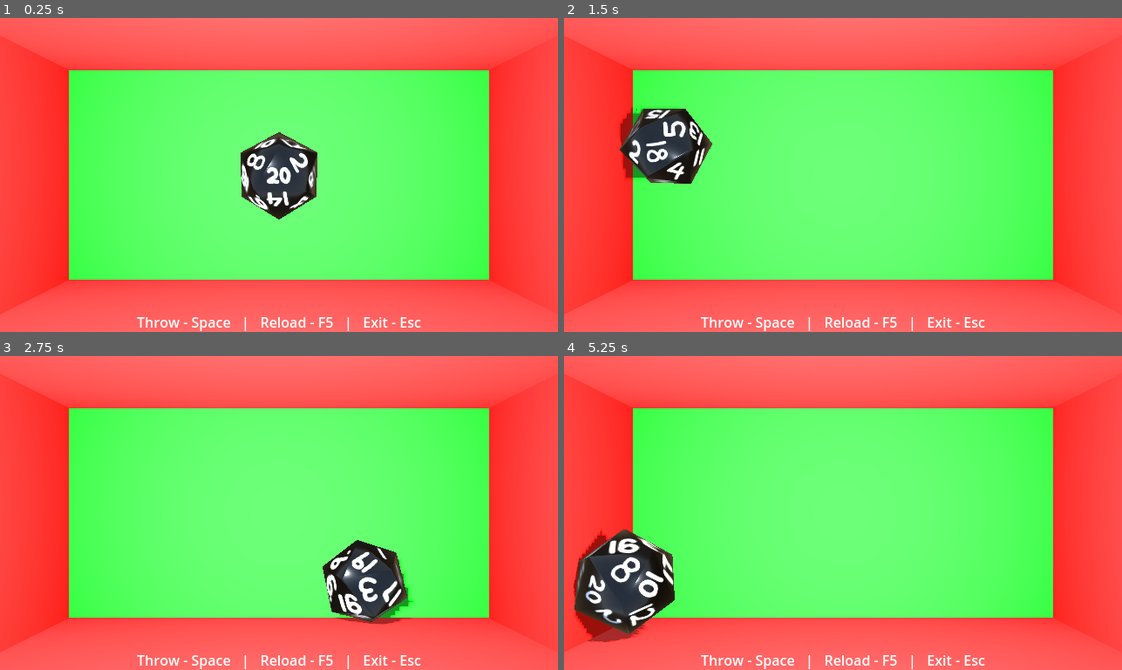
Above: before the commit, frames 1-4 (two rows, left to right).
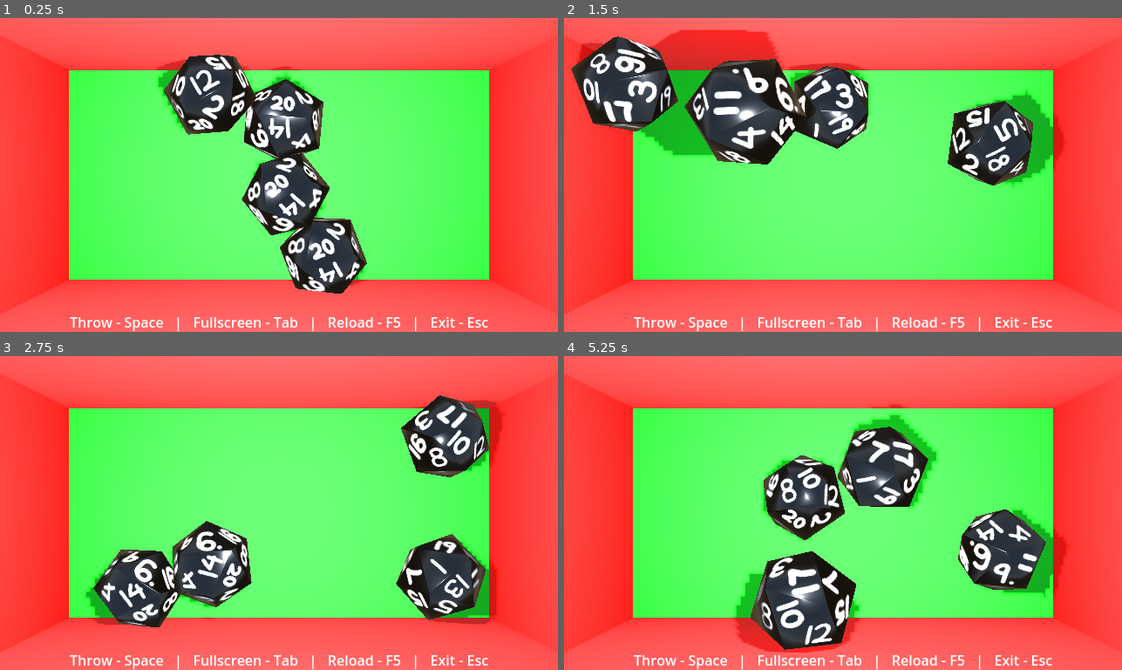
Above: after the commit, the same moments.

Repository: bdog2112/clay-dice
Game: Godot game, scene res://main.tscn
Same seed, same stepped clock (60 frames per second), same inputs: the game is played once before the commit and once after it.
Inputs:
- Up to frame 1 (0.25 s): no input
- Up to frame 2 (1.5 s): tap Enter (ui_accept) at 0.5, 0.6, 0.77, 1.07, 1.35 s
- Up to frame 3 (2.75 s): tap Enter (ui_accept) at 1.52, 1.82, 2.1 s
- Up to frame 4 (5.25 s): tap Enter (ui_accept) at 2.85, 3.02, 3.32, 3.6, 3.77, 4.07, 4.35, 4.52, 4.82, 5.1 s

The runs differ from the first frame. In frame 1, 13% of the frame differs, in the area x 12-88%, y 11-100%; in frame 2, 23%, in the area x 1-90%, y 3-100%; in frame 3, 18%; in frame 4, 23%.

Commit message:
Increased number of dice to 4

Diff:
--- a/project/main.gd
+++ b/project/main.gd
@@ -1,6 +1,13 @@
 # CLAY DICE
 extends Node3D
-@onready var twenty: RigidBody3D = $"Clay Dice 01/twenty-rigid"
+@onready var clay_dice_01: Node3D = $"Dice/Clay Dice 01"
+@onready var dice: Node3D = $Dice
+
+func _ready() -> void:
+	for i in range(3):
+		var new_die := clay_dice_01.duplicate(DUPLICATE_USE_INSTANTIATION)
+		dice.add_child(new_die)
+
 
 func _input(event: InputEvent) -> void:
 
@@ -21,10 +28,24 @@
 func _physics_process(delta: float) -> void:
 
 	if Input.is_action_just_pressed("ui_accept"):
-		# Throw dice
-		print("%s throw dice" % Time.get_ticks_msec())
-		var x_offset = randi_range(-100, 100) * 0.1
-		var y_offset = randi_range(-100, 100) * 0.1
-		twenty.global_position = Vector3(0,.5, 0)
-		twenty.apply_impulse(Vector3(x_offset,-5, y_offset))
-		pass
+		for child in dice.get_children():
+			var die = child.get_children()[0]
+			throw_dice(die)
+
+
+## Throws a single die in a random direction with a random spin.
+func throw_dice(die):
+		var offset := 12.0
+		var spin := 10.0
+		var x_offset = randf_range(-offset, offset)
+		var z_offset = randf_range(-offset, offset)
+		var x_spin = randf_range(-spin, spin)
+		var y_spin = randf_range(-spin, spin)
+		var z_spin = randf_range(-spin, spin)
+		var speed := randf_range(-6, -4)
+		var dir := Vector3(x_offset, speed, z_offset)
+		var torque := Vector3(x_spin, y_spin, z_spin)
+		die.global_position = Vector3(0,.5, 0)
+		die.rotation = Vector3.ZERO
+		die.apply_impulse(dir)
+		die.apply_torque(torque)
--- a/project/main.tscn
+++ b/project/main.tscn
@@ -12,6 +12,7 @@
 points = PackedVector3Array(0.5, 0.5, 0.5, 0.5, 0.5, -0.5, -0.5, 0.5, 0.5, 0.5, -0.5, 0.5, 0.5, -0.5, -0.5, -0.5, 0.5, -0.5, -0.5, -0.5, 0.5, -0.5, -0.5, -0.5)
 
 [sub_resource type="PhysicsMaterial" id="PhysicsMaterial_lquwl"]
+friction = 0.8
 bounce = 0.02
 
 [node name="Node3D" type="Node3D"]
@@ -82,17 +83,12 @@
 [node name="WorldEnvironment" type="WorldEnvironment" parent="."]
 environment = ExtResource("4_272bh")
 
-[node name="Clay Dice 01" parent="." instance=ExtResource("2_0xm2m")]
-
-[node name="twenty-rigid" parent="Clay Dice 01" index="0"]
-physics_material_override = SubResource("PhysicsMaterial_lquwl")
-
 [node name="OmniLight3D" type="OmniLight3D" parent="."]
 transform = Transform3D(1, 0, 0, 0, 1, 0, 0, 0, 1, 0, 0.702013, 0)
 light_energy = 8.758
 light_specular = 0.662
 shadow_enabled = true
-shadow_blur = 4.838
+shadow_opacity = 0.99
 omni_range = 1.0
 
 [node name="Control" type="Control" parent="."]
@@ -115,6 +111,14 @@
 offset_right = 163.0
 grow_horizontal = 2
 grow_vertical = 0
-text = "Throw - Space   |   Reload - F5   |   Exit - Esc"
+text = "Throw - Space   |   Fullscreen - Tab   |   Reload - F5   |   Exit - Esc"
 
-[editable path="Clay Dice 01"]
+[node name="Dice" type="Node3D" parent="."]
+
+[node name="Clay Dice 01" parent="Dice" instance=ExtResource("2_0xm2m")]
+
+[node name="twenty-rigid" parent="Dice/Clay Dice 01" index="0"]
+physics_material_override = SubResource("PhysicsMaterial_lquwl")
+gravity_scale = 0.9
+
+[editable path="Dice/Clay Dice 01"]
